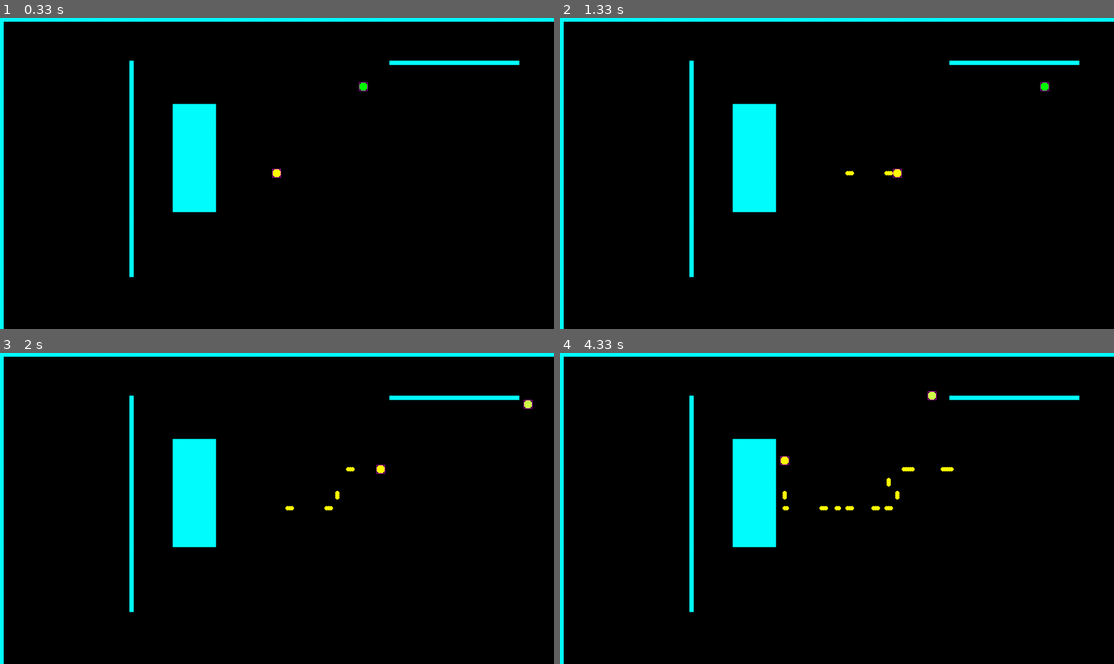
Above: before the commit, frames 1-4 (two rows, left to right).
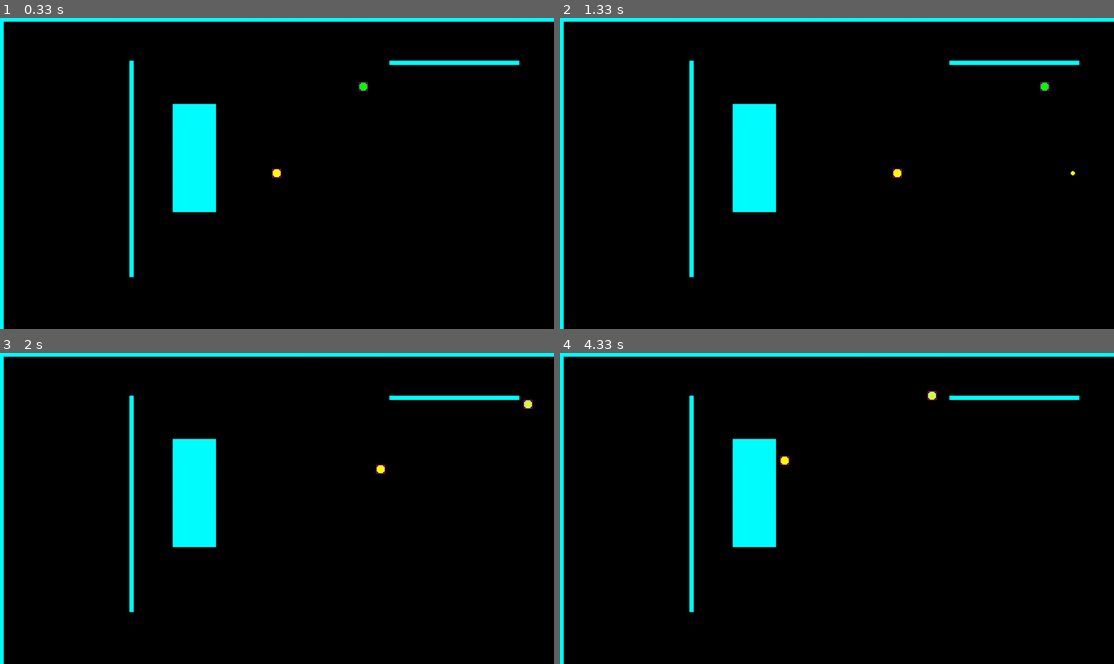
Above: after the commit, the same moments.

Repository: mcelrea/FirstPyGame2022
Game: pygame game, started from main.py
Same seed, same stepped clock (60 frames per second), same inputs: the game is played once before the commit and once after it.
Inputs:
- Up to frame 1 (0.33 s): no input
- Up to frame 2 (1.33 s): hold M 0.33-0.8 s; hold Right 0.33-0.8 s; hold Right 0.83-1.3 s; hold D 0.83-1.3 s; tap F at 0.9, 1.2 s
- Up to frame 3 (2 s): hold Up 1.33-1.63 s; hold W 1.33-1.63 s; tap F at 1.4, 1.73 s; hold Right from 1.67 s (still down); hold D from 1.67 s (still down)
- Up to frame 4 (4.33 s): tap F at 2.03, 2.23, 2.53, 2.8, 3.13, 3.43, 3.57, 3.87, 4 s; release Right at 2.13 s; release D at 2.13 s; hold Left 2.17-2.7 s; hold A 2.17-2.7 s; hold Down 2.73-3.03 s; hold S 2.73-3.03 s; hold M 3.07-3.47 s; hold Left 3.07-3.47 s; hold A 3.07-3.47 s; hold Left 3.5-3.9 s; hold A 3.5-3.9 s; hold Up 3.93-4.3 s; hold W 3.93-4.3 s

Frame 1 is identical in both runs. In frame 2, less than 0.1% of the frame differs, in the area x 51-93%, y 49-51%; in frame 3, less than 0.1%; in frame 4, 0.3%, in the area x 40-72%, y 36-51%.

Commit message:
added delay to bullets

Diff:
--- a/main.py
+++ b/main.py
@@ -117,7 +117,7 @@
     if keys[pygame.K_a]:
         player1["x"] -= player1["speed"]
         player1["lastDir"] = "left"
-    if keys[pygame.K_f]:
+    if keys[pygame.K_f] and player1["nextShot"] < time.time_ns():
         if player1["lastDir"] == "right":
             bullets.append({"x": player1["x"],
                             "y": player1["y"],
@@ -126,6 +126,8 @@
                             "color": player1["color"],
                             "xvel": 20,
                             "yvel": 0})
+            #I think 1000 ns is equals to 1 second
+            player1["nextShot"] = time.time_ns() + 1_000_000_000;
         elif player1["lastDir"] == "left":
             bullets.append({"x": player1["x"],
                             "y": player1["y"],
@@ -134,6 +136,7 @@
                             "color": player1["color"],
                             "xvel": -20,
                             "yvel": 0})
+            player1["nextShot"] = time.time_ns() + 1_000_000_000;
         elif player1["lastDir"] == "up":
             bullets.append({"x": player1["x"],
                             "y": player1["y"],
@@ -141,15 +144,17 @@
                             "owner": "p1",
                             "color": player1["color"],
                             "xvel": 0,
+                            "yvel": -20})
+            player1["nextShot"] = time.time_ns() + 1_000_000_000;
+        elif player1["lastDir"] == "down":
+            bullets.append({"x": player1["x"],
+                            "y": player1["y"],
+                            "size": 5,
+                            "owner": "p1",
+                            "color": player1["color"],
+                            "xvel": 0,
                             "yvel": 20})
-        elif player1["lastDir"] == "down":
-            bullets.append({"x": player1["x"],
-                            "y": player1["y"],
-                            "size": 5,
-                            "owner": "p1",
-                            "color": player1["color"],
-                            "xvel": 0,
-                            "yvel": -20})
+            player1["nextShot"] = time.time_ns() + 1_000_000_000;
 
 
 
@@ -166,6 +171,44 @@
     if keys[pygame.K_LEFT]:
         player2["x"] -= player2["speed"]
         player2["lastDir"] = "left"
+    if keys[pygame.K_m] and player2["nextShot"] < time.time_ns():
+        if player2["lastDir"] == "right":
+            bullets.append({"x": player2["x"],
+                            "y": player2["y"],
+                            "size": 5,
+                            "owner": "p2",
+                            "color": player2["color"],
+                            "xvel": 20,
+                            "yvel": 0})
+            #I think 1000 ns is equals to 1 second
+            player2["nextShot"] = time.time_ns() + 1_000_000_000;
+        elif player2["lastDir"] == "left":
+            bullets.append({"x": player2["x"],
+                            "y": player2["y"],
+                            "size": 5,
+                            "owner": "p2",
+                            "color": player2["color"],
+                            "xvel": -20,
+                            "yvel": 0})
+            player2["nextShot"] = time.time_ns() + 1_000_000_000;
+        elif player2["lastDir"] == "up":
+            bullets.append({"x": player2["x"],
+                            "y": player2["y"],
+                            "size": 5,
+                            "owner": "p2",
+                            "color": player2["color"],
+                            "xvel": 0,
+                            "yvel": -20})
+            player2["nextShot"] = time.time_ns() + 1_000_000_000;
+        elif player2["lastDir"] == "down":
+            bullets.append({"x": player2["x"],
+                            "y": player2["y"],
+                            "size": 5,
+                            "owner": "p2",
+                            "color": player2["color"],
+                            "xvel": 0,
+                            "yvel": 20})
+            player2["nextShot"] = time.time_ns() + 1_000_000_000;
 
 #start of the program
 pygame.init() #start the pygame engine
@@ -187,7 +230,7 @@
     playerMovement()
 
     #ai
-    #updateBullets()
+    updateBullets()
     checkPlayerCollision(player1)
     checkPlayerCollision(player2)
 
